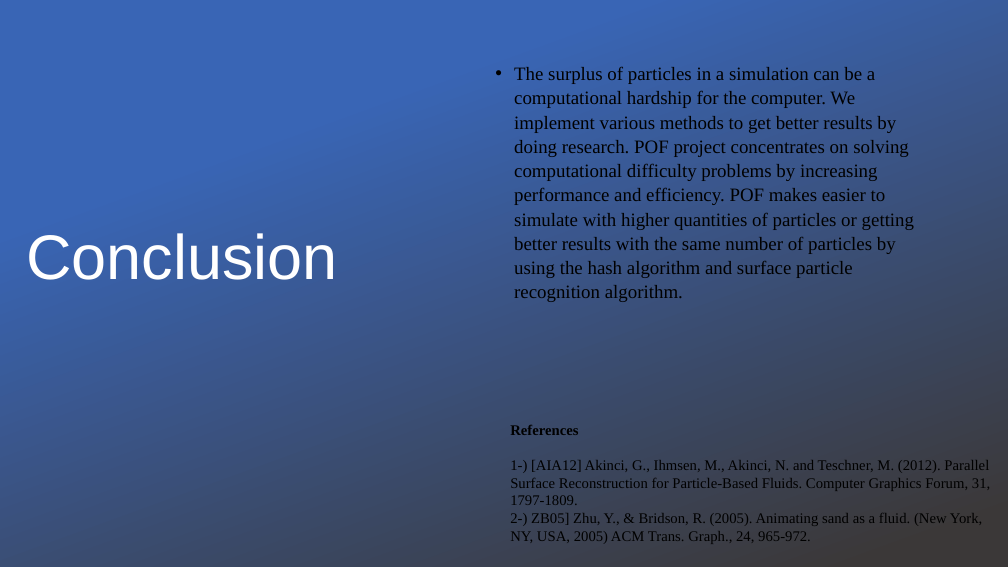
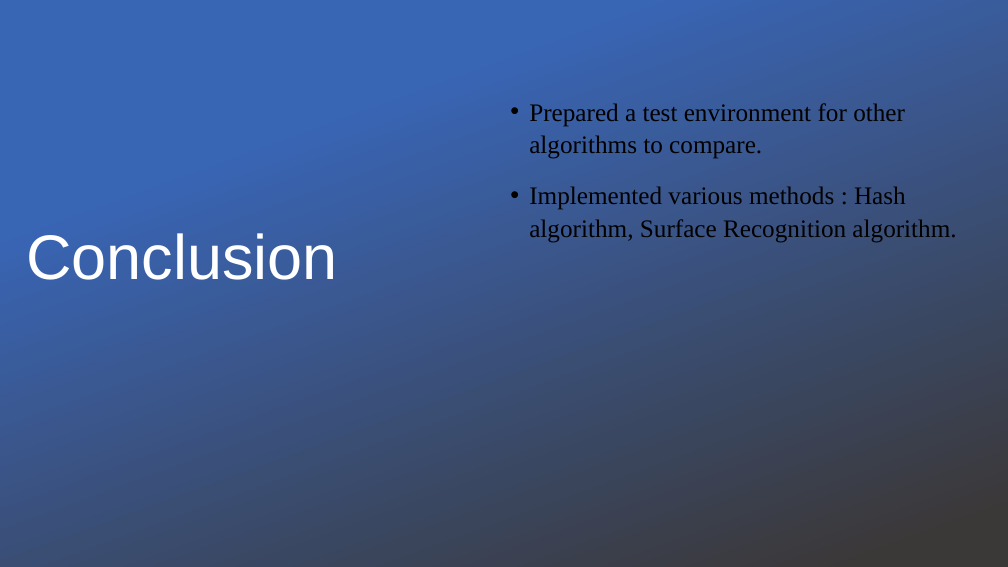
Before and after one commit to BudakBaran/POF, a slide deck: slide 10 of Docs/Documents/Slide/New version/POFslide v1.pptx. Drawn at 1008x567 pixels with LibreOffice and Linux fonts; fonts in the diff are those of the drawing; background and template pictures are left out. Boxes give left, top, right and bottom in pixels: in the first picture for what was removed or moved away, otherwise in the second. Text is boxed around its words. In the diff, an @@ line names an element or a change of style, - is before the commit and + after.

Commit message:
Poster and slide updated

```diff
--- a/Docs/Documents/Slide/New version/POFslide v1.pptx
+++ b/Docs/Documents/Slide/New version/POFslide v1.pptx
@@ text at <box>529,103,956,243</box>: text changed; size 18 to 24 pt @@
-• The surplus of particles in a simulation can be a computational hardship for the computer. We implement various methods to get better results by doing research. POF project concentrates on solving computational difficulty problems by increasing performance and efficiency. POF makes easier to simulate with higher quantities of particles or getting better results with the same number of particles by using the hash algorithm and surface particle recognition algorithm.
+• Prepared a test environment for other algorithms to compare.
+• Implemented various methods : Hash algorithm, Surface Recognition algorithm.
@@ text removed at <box>510,425,990,544</box> @@
-References
-1-) [AIA12] Akinci, G., Ihmsen, M., Akinci, N. and Teschner, M. (2012). Parallel Surface Reconstruction for Particle‐Based Fluids. Computer Graphics Forum, 31, 1797-1809.
-2-) ZB05] Zhu, Y., & Bridson, R. (2005). Animating sand as a fluid. (New York, NY, USA, 2005) ACM Trans. Graph., 24, 965-972.
```
Also in this commit, not shown: 8 other slides changed, 2 slides added, 2 slides removed, 46 other files.
